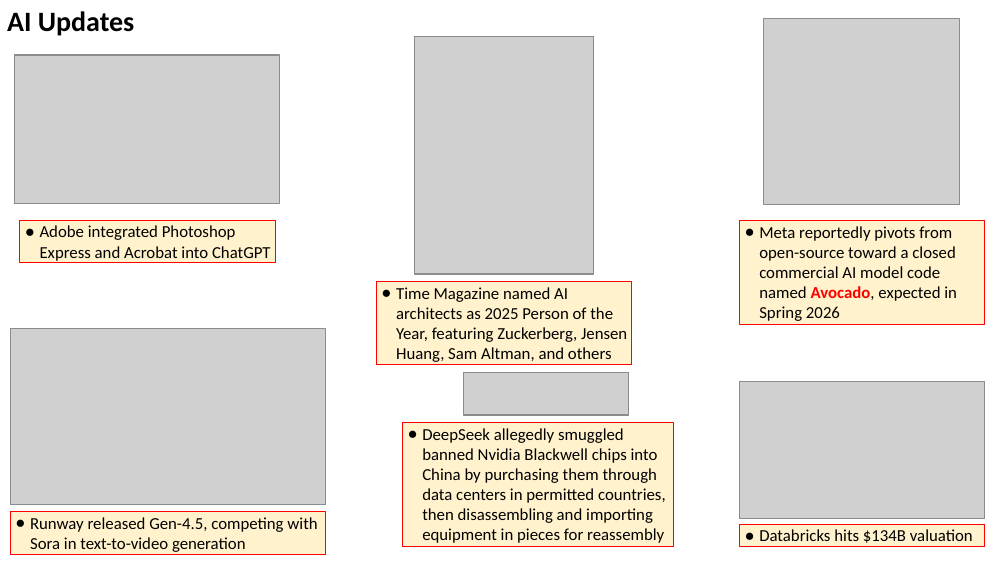
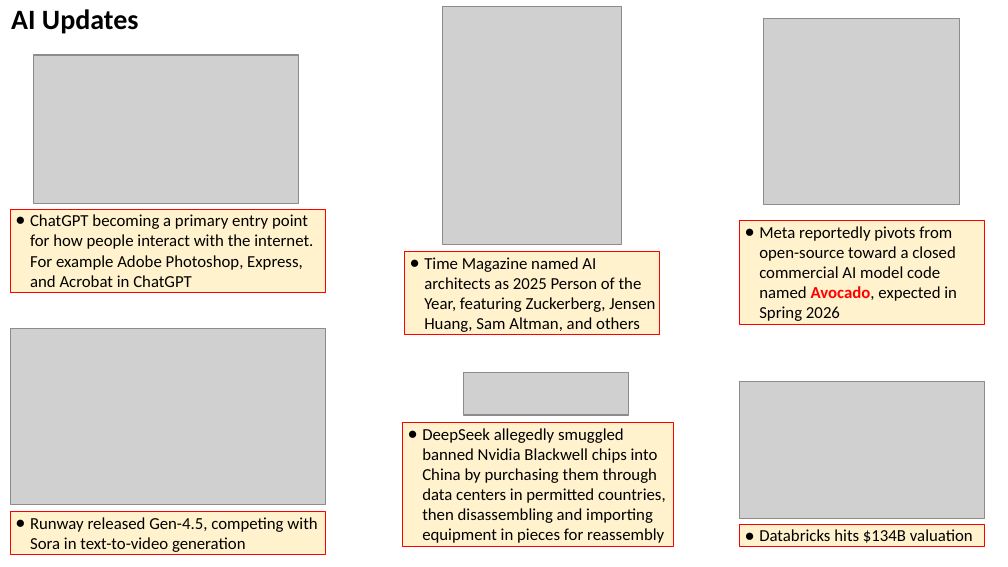
Before and after one commit to lselector/seminar, a slide deck: slide 24 of 2025/2025-12-19-AI-Updates.pptx. Drawn at 1008x567 pixels with LibreOffice and Linux fonts; fonts in the diff are those of the drawing; grey boxes stand for pictures. Boxes give left, top, right and bottom in pixels: in the first picture for what was removed or moved away, otherwise in the second. Text is boxed around its words. In the diff, an @@ line names an element or a change of style, - is before the commit and + after.

```diff
--- a/2025/2025-12-19-AI-Updates.pptx
+++ b/2025/2025-12-19-AI-Updates.pptx
@@ text "AI Updates": place and size @@
-text "AI Updates" at bbox=[7, 11, 135, 36]
+text "AI Updates" at bbox=[11, 9, 139, 34]
@@ picture: place and size @@
-picture at bbox=[414, 36, 593, 274]
+picture at bbox=[443, 6, 621, 244]
@@ picture: place and size @@
-picture at bbox=[15, 55, 280, 204]
+picture at bbox=[33, 55, 298, 204]
@@ rectangle "ChatGPT becoming a primary entry ...": place and size @@
-rectangle "ChatGPT becoming a primary entry ..." at bbox=[20, 220, 275, 262]
+rectangle "ChatGPT becoming a primary entry ..." at bbox=[10, 209, 325, 292]
@@ text in rectangle at bbox=[30, 214, 313, 287]: text changed @@
-● Adobe integrated Photoshop Express and Acrobat into ChatGPT
+● ChatGPT becoming a primary entry point for how people interact with the internet. For example Adobe Photoshop, Express, and Acrobat in ChatGPT
@@ rectangle "Time Magazine named AI architects ...": place and size @@
-rectangle "Time Magazine named AI architects ..." at bbox=[376, 281, 631, 365]
+rectangle "Time Magazine named AI architects ..." at bbox=[404, 252, 659, 336]
```
Also in this commit, not shown: 2 other slides changed, 2 slides added, 1 slide removed.
